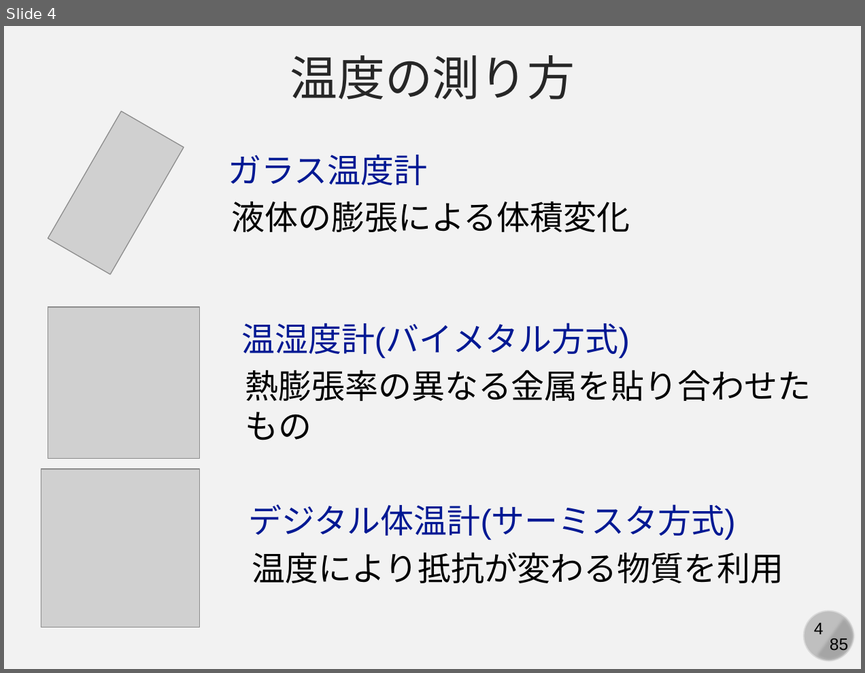
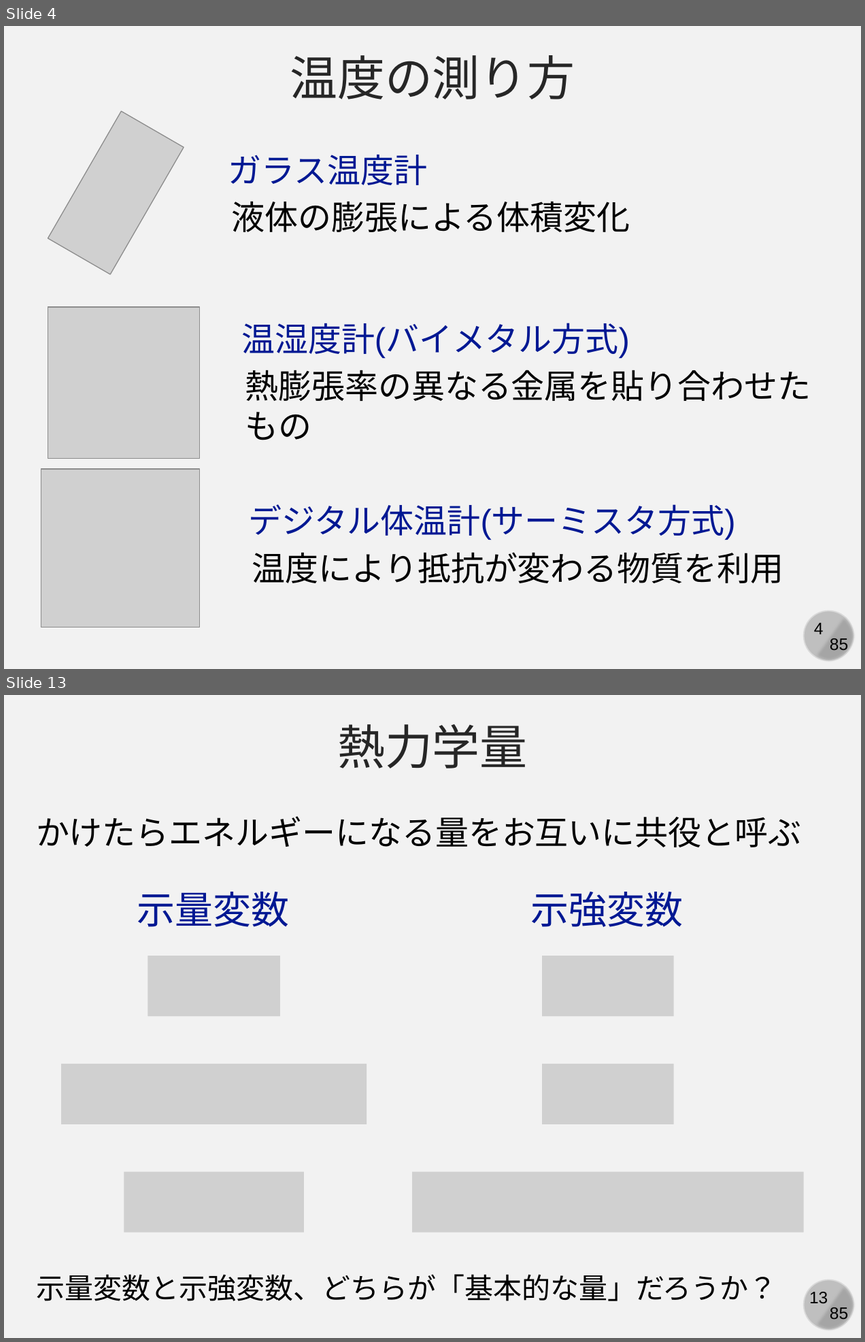
Before and after one commit to kaityo256/simulation_engineering, a slide deck: 06_md_observable/simulation06.pptx. Shown one above the other, each under a label of ours: slide 4 before the commit, slides 4 and 13 after it; the slides between them are not shown. The pictures are 865x673 and 865x1342 pixels, drawn with LibreOffice and Linux fonts; fonts in the diff are those of the drawing; grey boxes stand for pictures. Boxes give left, top, right and bottom in pixels: in the first picture for what was removed or moved away, otherwise in the second. Text is boxed around its words. In the diff, an @@ line names an element or a change of style, - is before the commit and + after.

```diff
--- a/06_md_observable/simulation06.pptx
+++ b/06_md_observable/simulation06.pptx
@@ slide 13 added at (4, 695, 861, 1338), background #F2F2F2; not listed: 4 template elements that a slide beside it also shows @@
@@ text added at (337, 724, 528, 768), 40 pt, text #262626 @@
+熱力学量
@@ text added at (36, 816, 801, 847), 28 pt, text #000000 @@
+かけたらエネルギーになる量をお互いに共役と呼ぶ
@@ text added at (137, 892, 289, 927), 32 pt, text #011893 @@
+示量変数
@@ text added at (531, 892, 683, 927), 32 pt, text #011893 @@
+示強変数
@@ picture added at (148, 955, 280, 1016) @@
@@ picture added at (542, 955, 674, 1016) @@
@@ picture added at (61, 1064, 366, 1124) @@
@@ picture added at (542, 1064, 674, 1124) @@
@@ picture added at (124, 1172, 304, 1232) @@
@@ picture added at (412, 1172, 804, 1232) @@
@@ text added at (36, 1274, 777, 1301), 24 pt, text #000000 @@
+示量変数と示強変数、どちらが「基本的な量」だろうか？
```
Also in this commit, not shown: 2 slides changed, 8 other slides added.
